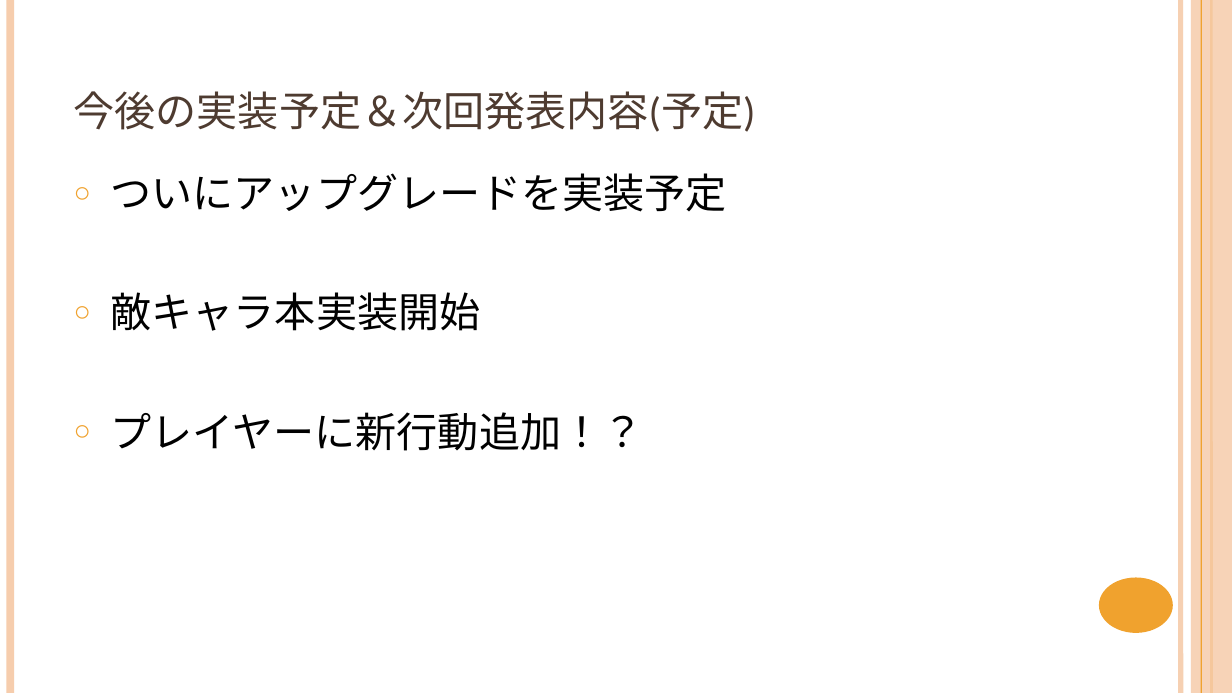
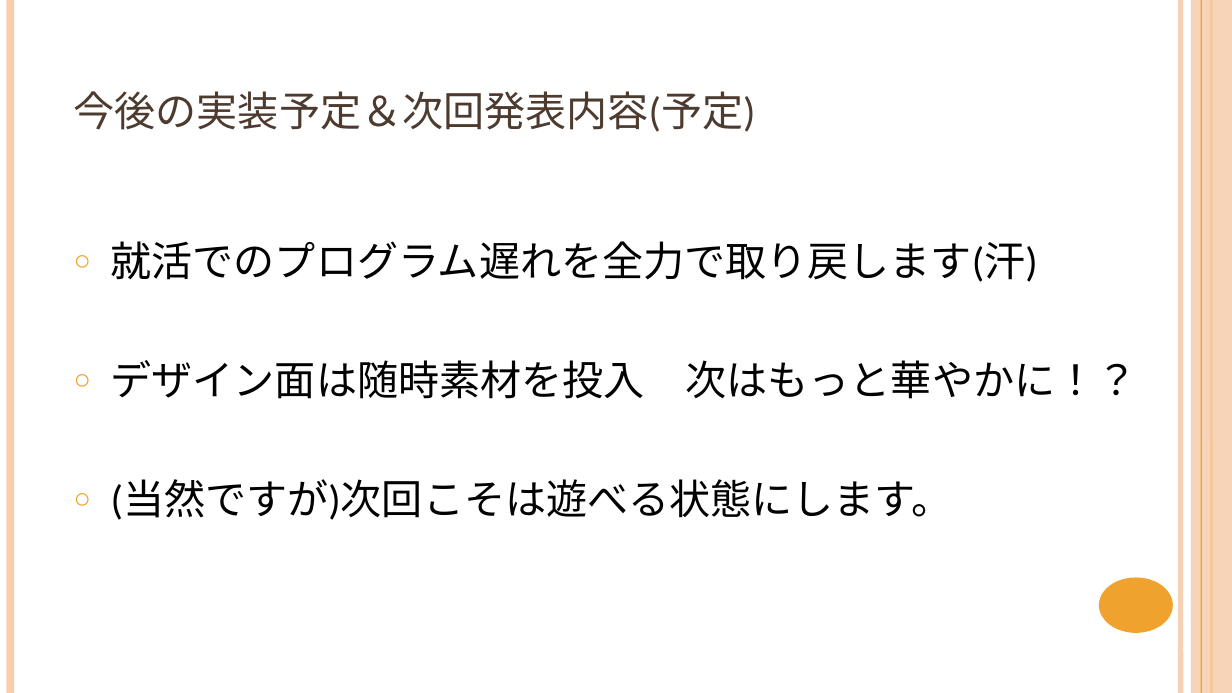
Before and after one commit to NyamLand/VSRPG, a slide deck: slide 11 of 仕様/プレゼンテーション/第二回発表.pptx (slide 14 before the commit). Drawn at 1232x693 pixels with LibreOffice and Linux fonts; fonts in the diff are those of the drawing. Boxes give left, top, right and bottom in pixels: in the first picture for what was removed or moved away, otherwise in the second. Text is boxed around its words. In the diff, an @@ line names an element or a change of style, - is before the commit and + after.

Commit message:
しれっとプレゼン更新＆BGMとSE大量追加

```diff
--- a/仕様/プレゼンテーション/第二回発表.pptx
+++ b/仕様/プレゼンテーション/第二回発表.pptx
@@ text at (111,241,1138,520): text changed @@
-○ ついにアップグレードを実装予定
-○ 敵キャラ本実装開始
-○ プレイヤーに新行動追加！？
+○ 就活でのプログラム遅れを全力で取り戻します(汗)
+○ デザイン面は随時素材を投入 次はもっと華やかに！？
+○ (当然ですが)次回こそは遊べる状態にします。
```
Also in this commit, not shown: 4 other slides changed, 3 slides removed, 13 other files.
